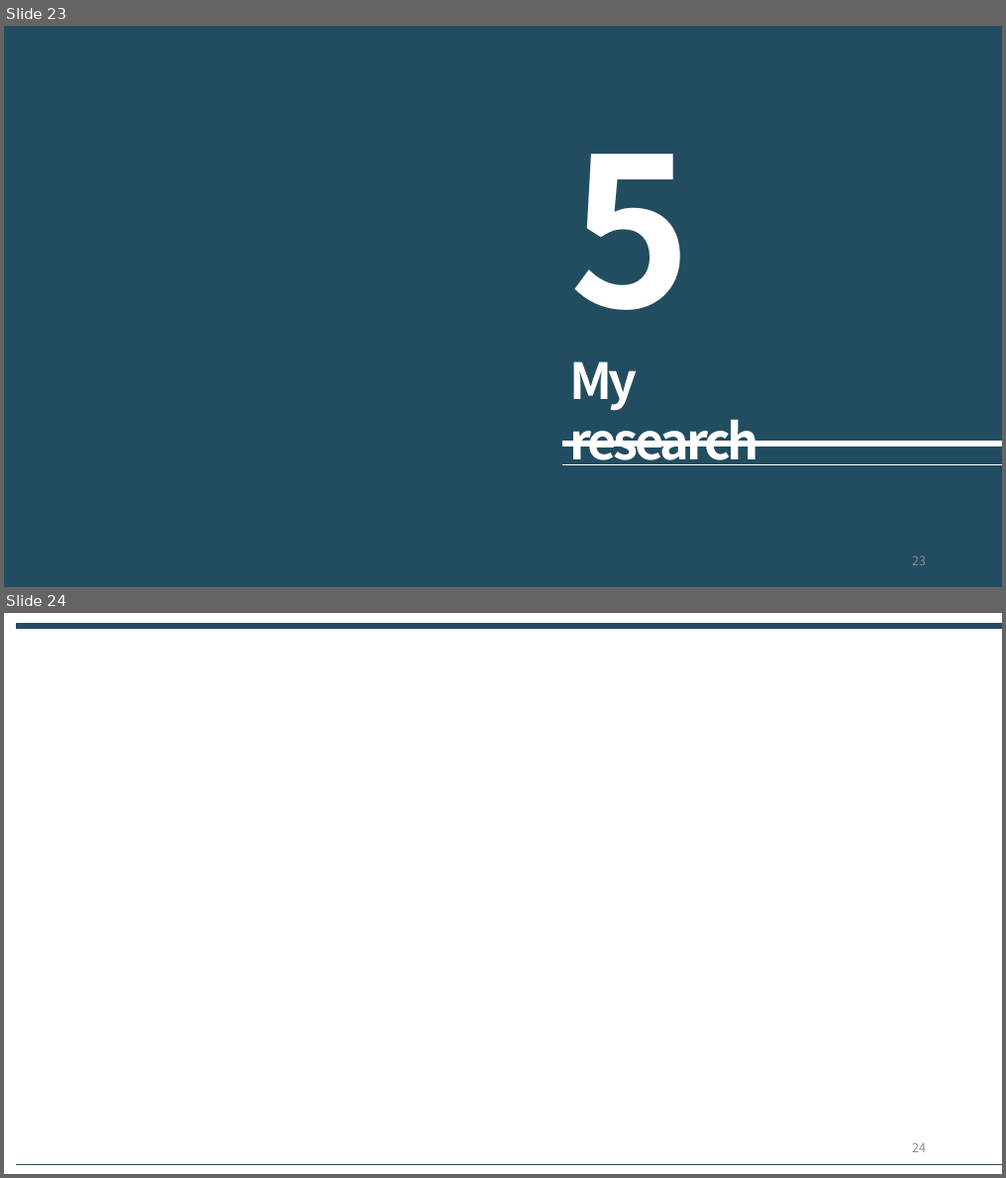
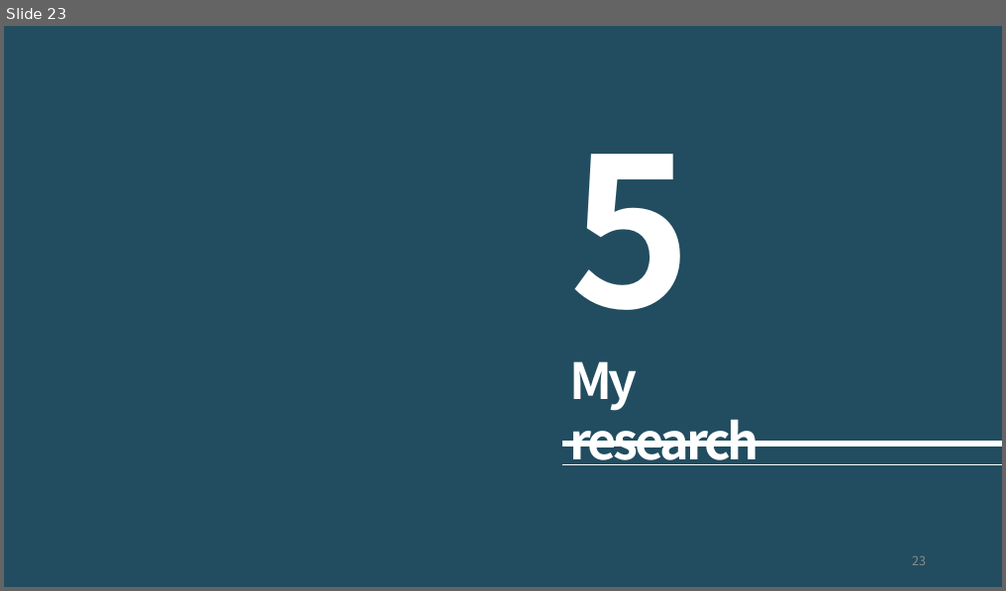
Before and after one commit to mosePark/TIL, a slide deck: lab-seminar/LIME/4월 9일 랩세미나 발표 자료.pptx. Shown one above the other, each under a label of ours: slides 23 and 24 before the commit, slide 23 after it. The pictures are 1006x1178 and 1006x591 pixels, drawn with LibreOffice and Linux fonts; fonts in the diff are those of the drawing. Boxes give left, top, right and bottom in pixels: in the first picture for what was removed or moved away, otherwise in the second. Text is boxed around its words. In the diff, an @@ line names an element or a change of style, - is before the commit and + after.

```diff
--- a/lab-seminar/LIME/4월 9일 랩세미나 발표 자료.pptx
+++ b/lab-seminar/LIME/4월 9일 랩세미나 발표 자료.pptx
@@ slide 24 removed at [4, 613, 1002, 1174], background #FFFFFF @@
@@ line removed from (16, 627) to (1002, 627) @@
@@ page number removed at [912, 1144, 926, 1153] @@
-24
@@ line removed from (16, 1164) to (1002, 1164) @@
```
Also in this commit, not shown: 1 slide changed, 6 slides added, 1 other file.
